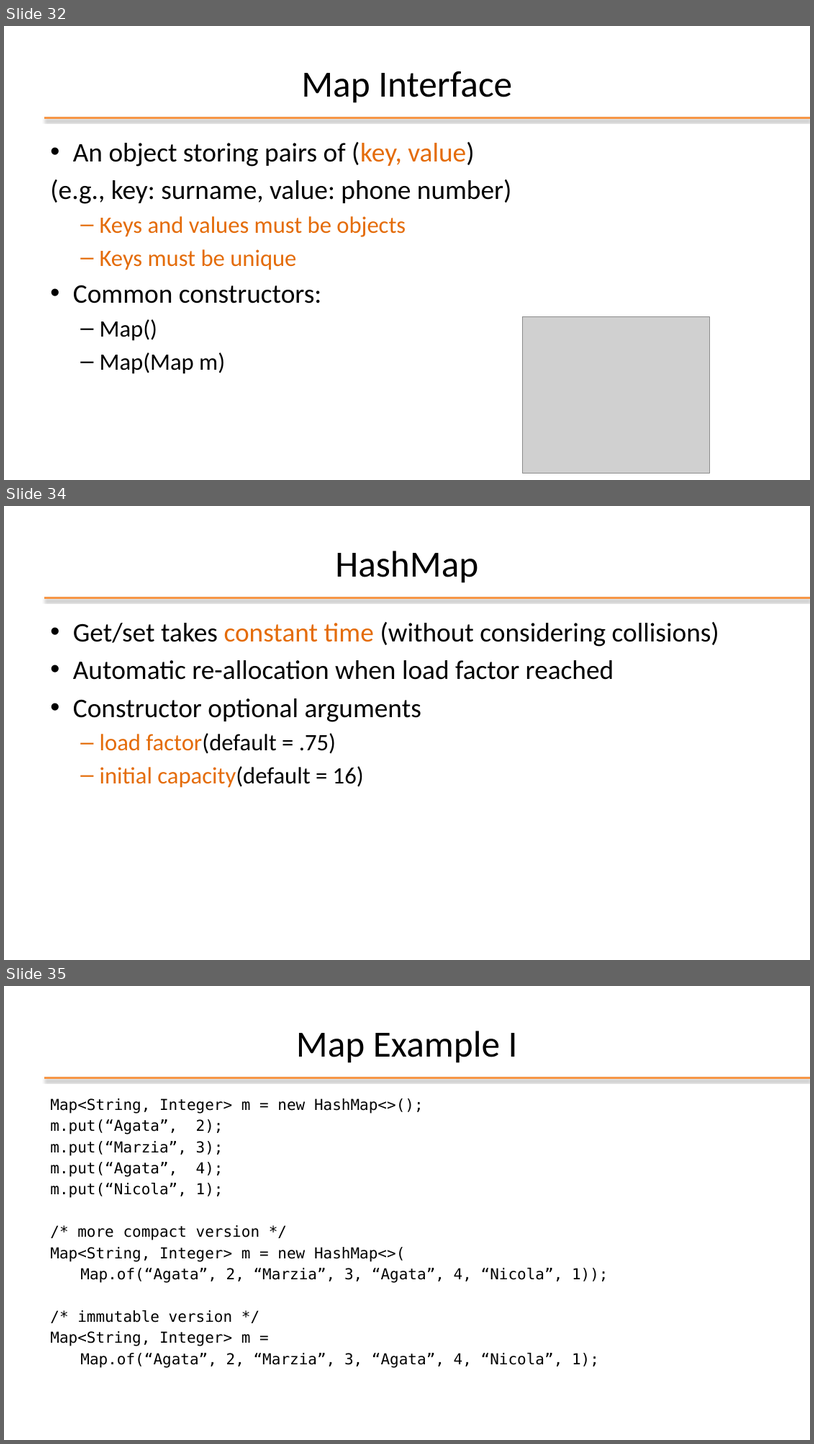
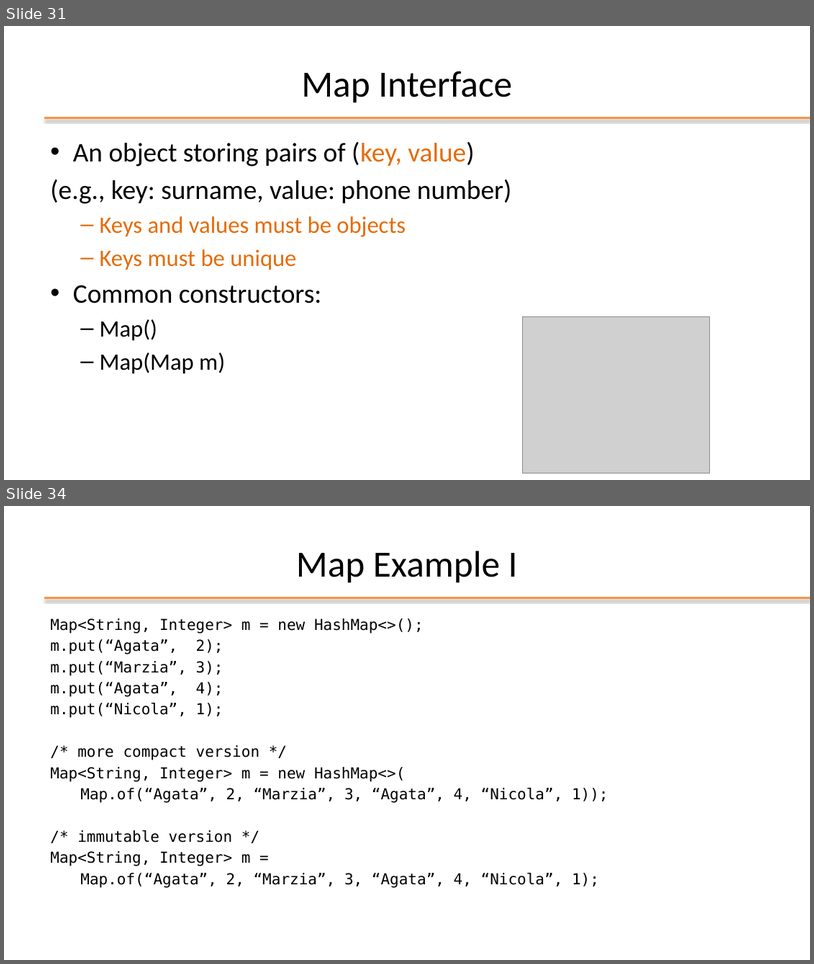
Before and after one commit to nbicocchi/learn-java-core, a slide deck: assets/slides/E4 - Java Data Structures.pptx. Shown one above the other, each under a label of ours: slides 32, 34 and 35 before the commit, slides 31 and 34 after it; the slides between them are not shown. The pictures are 814x1444 and 814x964 pixels, drawn with LibreOffice and Linux fonts; fonts in the diff are those of the drawing; grey boxes stand for pictures; background and template pictures are left out. Boxes give left, top, right and bottom in pixels: in the first picture for what was removed or moved away, otherwise in the second. Text is boxed around its words. In the diff, an @@ line names an element or a change of style, - is before the commit and + after.

```diff
--- a/assets/slides/E4 - Java Data Structures.pptx
+++ b/assets/slides/E4 - Java Data Structures.pptx
@@ slide 34 removed at bbox=[4, 506, 810, 960], background #FFFFFF; not listed: 1 template element that a slide beside it also shows @@
@@ title removed at bbox=[335, 551, 478, 583] @@
-HashMap
@@ text removed at bbox=[73, 622, 720, 788] @@
-• Get/set takes constant time (without considering collisions)
-• Automatic re-allocation when load factor reached
-• Constructor optional arguments
-  – load factor(default = .75)
-  – initial capacity(default = 16)
@@ what was slide 32 is now slide 31 @@
@@ what was slide 35 is now slide 34 @@
```
Also in this commit, not shown: 7 slides changed, 4 slides added, 5 other slides removed, 1 other file.
